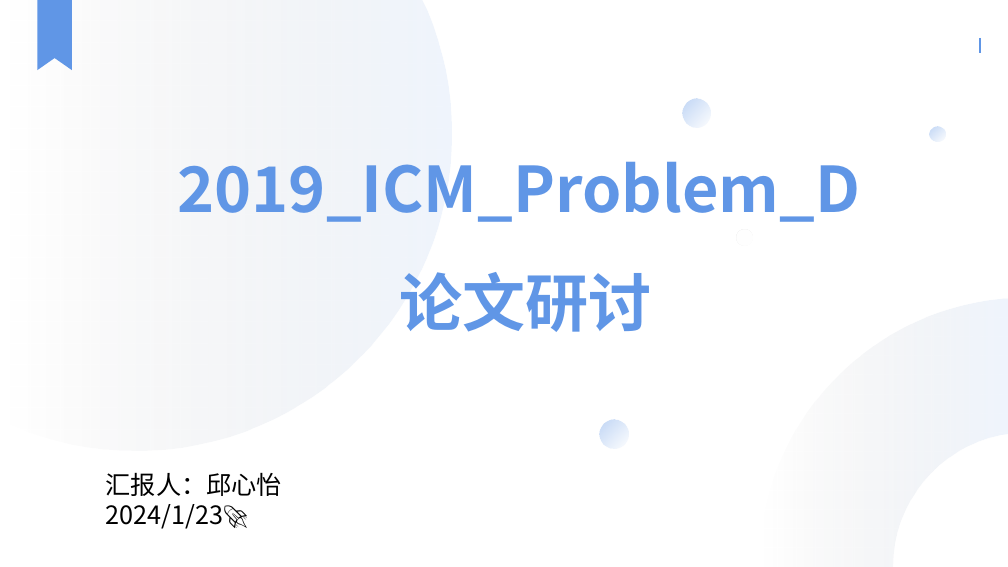
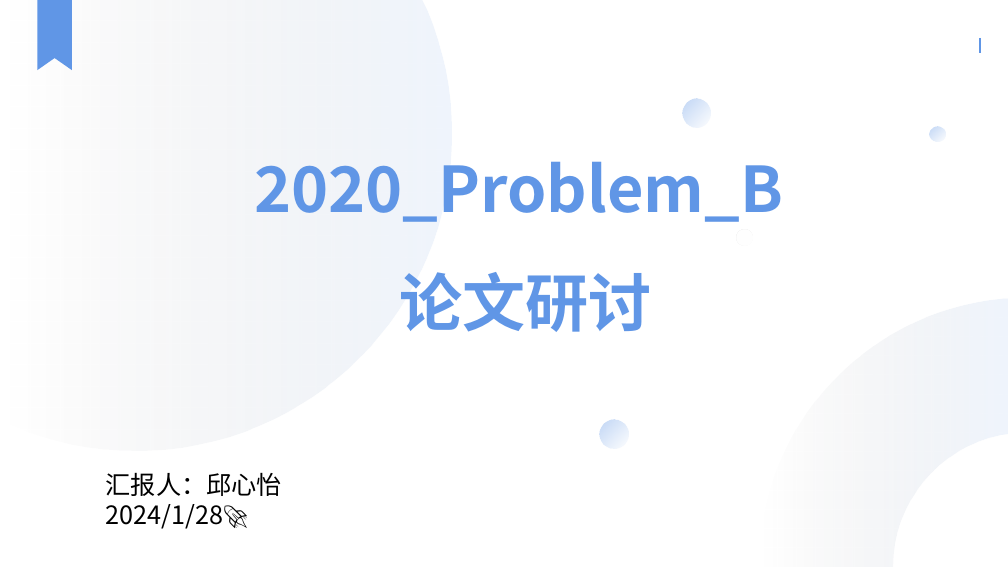
Before and after one commit to knigth95/mathematical-model, a slide deck: slide 1 of 1月29日/2020B-1.0.pptx. Drawn at 1008x567 pixels with LibreOffice and Linux fonts; fonts in the diff are those of the drawing. Boxes give left, top, right and bottom in pixels: in the first picture for what was removed or moved away, otherwise in the second. Text is boxed around its words. In the diff, an @@ line names an element or a change of style, - is before the commit and + after.

```diff
--- a/1月29日/2020B-1.0.pptx
+++ b/1月29日/2020B-1.0.pptx
@@ text at (254,162,783,222): text changed @@
-2019_ICM_Problem_D
+2020_Problem_B
@@ text at (106,504,249,529): text changed @@
-2024/1/23🚀
+2024/1/28🚀
```
Also in this commit, not shown: 3 other slides changed.
